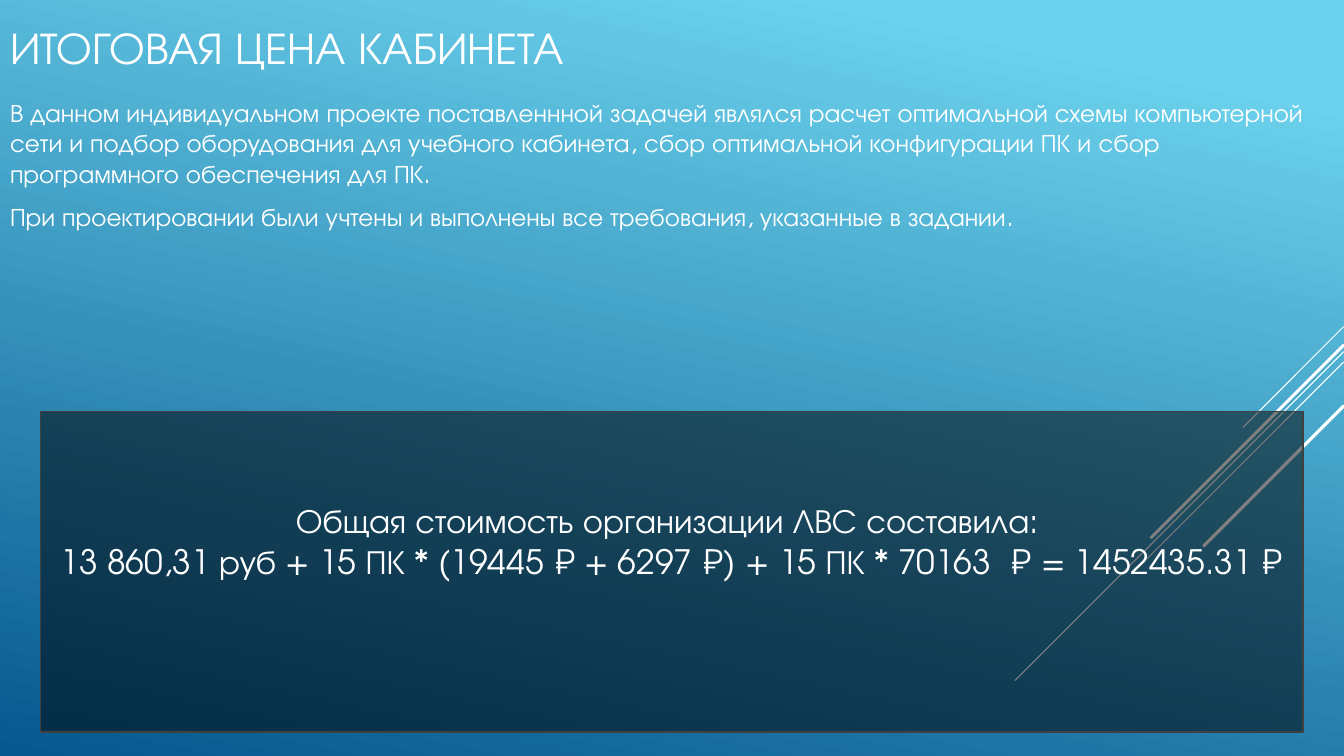
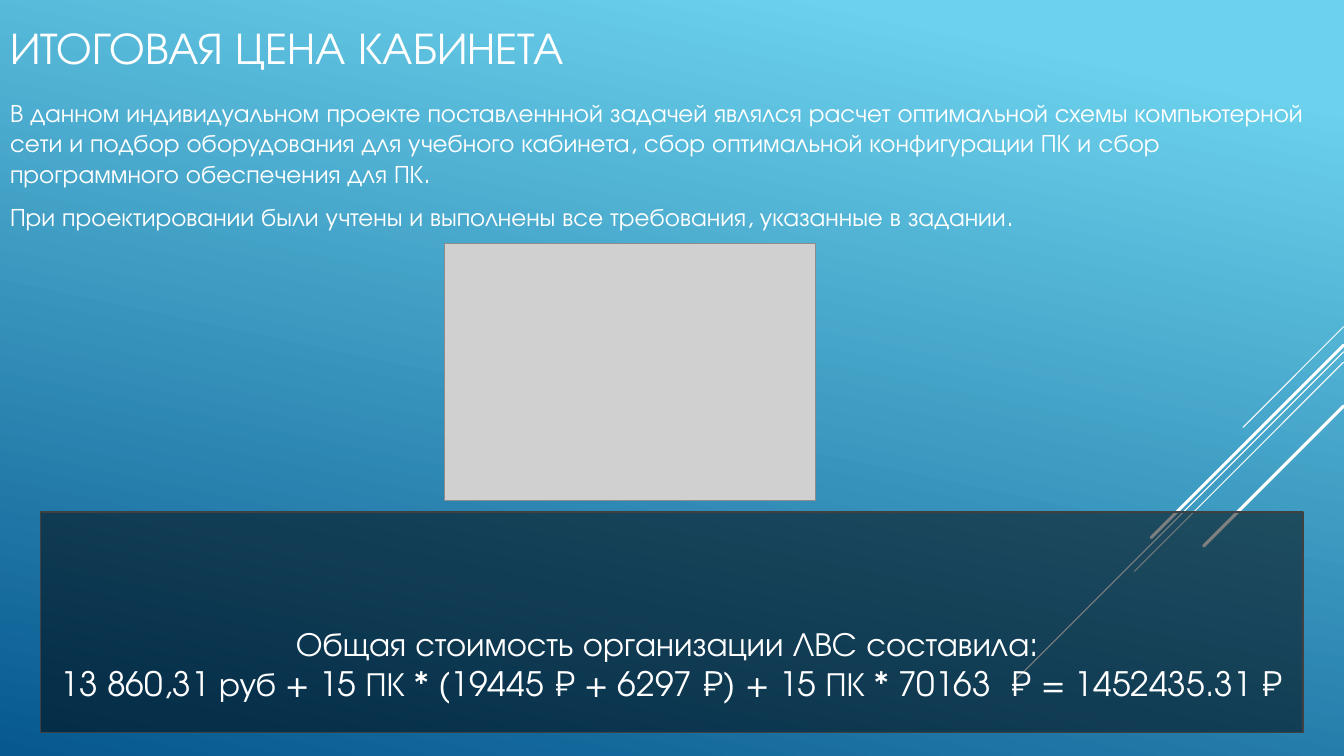
Before and after one commit to gozerentt/docrepo, a slide deck: slide 7 of Проект/Индивидуальный проект.pptx. Drawn at 1344x756 pixels with LibreOffice and Linux fonts; fonts in the diff are those of the drawing; grey boxes stand for pictures. Boxes give left, top, right and bottom in pixels: in the first picture for what was removed or moved away, otherwise in the second. Text is boxed around its words. In the diff, an @@ line names an element or a change of style, - is before the commit and + after.

```diff
--- a/Проект/Индивидуальный проект.pptx
+++ b/Проект/Индивидуальный проект.pptx
@@ picture added at (445, 244, 816, 500) @@
@@ rectangle: place and size @@
-rectangle at (40, 411, 1304, 732)
+rectangle at (40, 512, 1304, 733)
@@ text "Общая стоимость организации ЛВС составила:" rewrapped from (61, 510, 1252, 590) to (61, 633, 1252, 704) @@
```
Also in this commit, not shown: 6 other slides changed.
